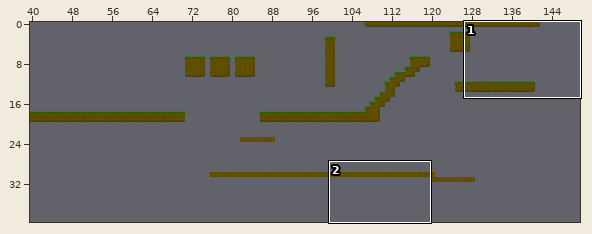
Two states of a Tiled map (JSON), src/map/mapTestOne.json. The picture above shows the old version from afar; the outline marks the close-up.
Close-up. Before the edit:
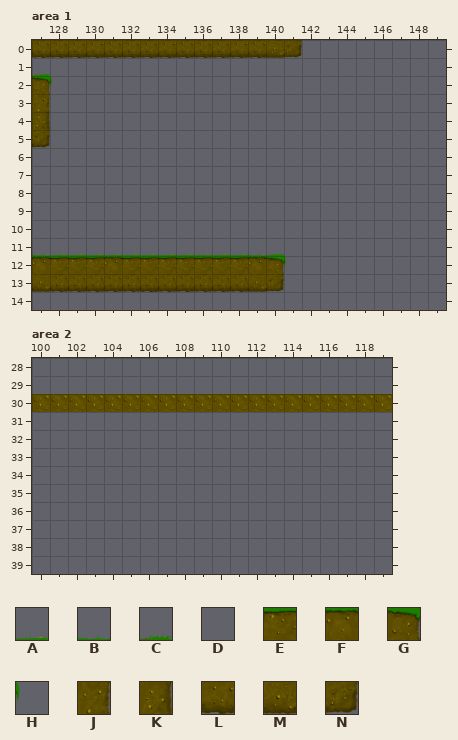
Cells are 32x32 px. Shown: area 1 x 127..149, y 0..14; area 2 x 100..119, y 28..39. The commit also changed other parts of the map, which this record leaves out.
Key: from "all_small": A 2, B 3, C 4, D 5, E 8, F 9, G 10, H 11, J 16, K 22, L 26, M 27, N 28.
_ is an empty cell.
Layers that did not change in this view are not listed.
Layer "Grass On Top" before, area 1, first column x 127:
 0 _______________________
 1 CD_____________________
 2 _______________________
 3 _______________________
 4 _______________________
 5 _______________________
 6 _______________________
 7 _______________________
 8 _______________________
 9 _______________________
10 _______________________
11 BAAAAAAAAAAABCD________
12 ______________H________
13 ______L________________
14 _______________________
Layer "Tile Layer 1" before, area 1, first column x 127:
 0 LLLLLLLLLLLLLMN________
 1 _______________________
 2 GH_____________________
 3 J______________________
 4 K______________________
 5 N______________________
 6 _______________________
 7 _______________________
 8 _______________________
 9 _______________________
10 _______________________
11 _______________________
12 FEEEFEEEEEEEFG_________
13 MLLLLLLLLLLLMN_________
14 _______________________
The same view after the edit:
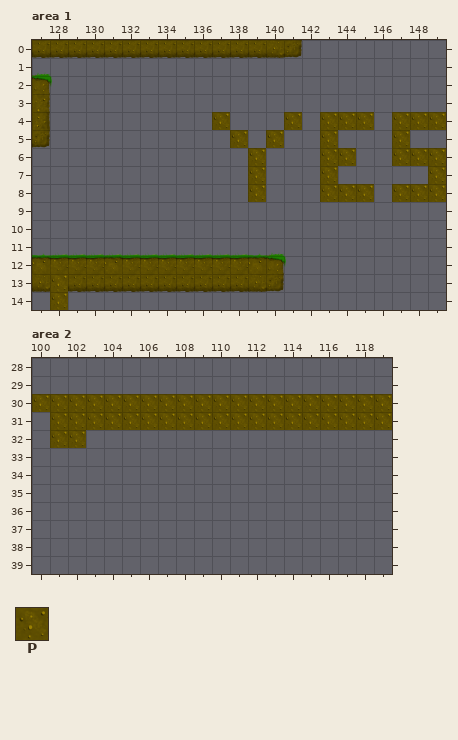
Further tiles: from "all_small": P 12.
Difference:
Changed rows in their new state; . is an unchanged cell.
Layer "Grass On Top", area 1:
first column x 133:
13 _
Layer "Tile Layer 1", area 1:
first column x 137:
 4 P...P.PPP.PPP
 5 .P.P..P...P..
 6 ..P...PP..PPP
 7 ..P...P.....P
 8 ..P...PPP.PPP
first column x 128:
13 P
14 P
Layer "Tile Layer 1", area 2:
first column x 101:
31 PPPPPPPPPPPPPPPPPPP
32 PP.................
Boxes around the changes in both close-ups, in picture pixels (x1, y1, x2, y2):
added: (212, 112, 302, 202)
added: (320, 112, 374, 202)
added: (392, 112, 446, 202)
changed: (50, 275, 68, 310)
removed: (140, 291, 158, 292)
added: (50, 412, 392, 448)
